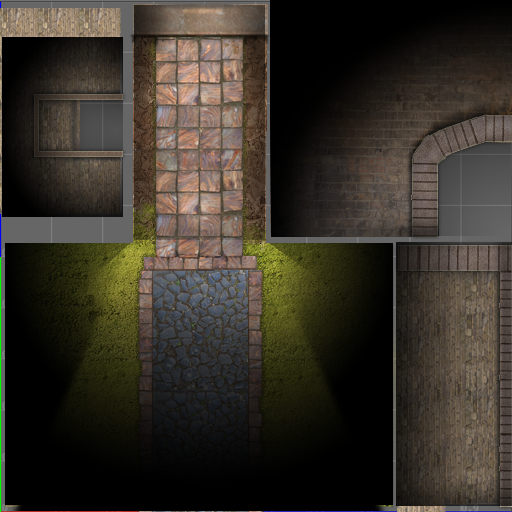
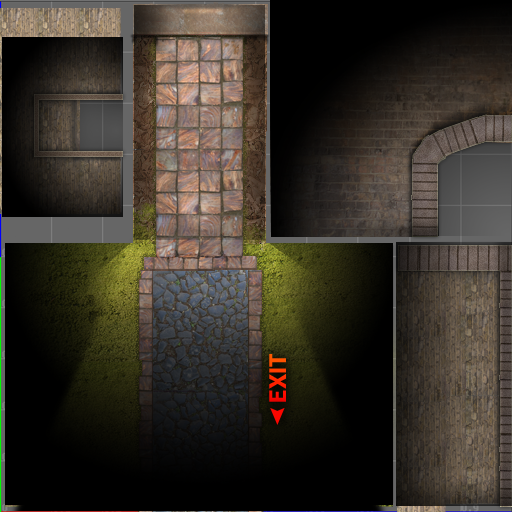
Two versions of the same layered image (512 × 512). Layer-by-layer changes:
added layer "Shape 1" above "EXIT" over (270, 407, 285, 425)
added layer "EXIT" above "Layer 2" over (269, 354, 286, 402)
